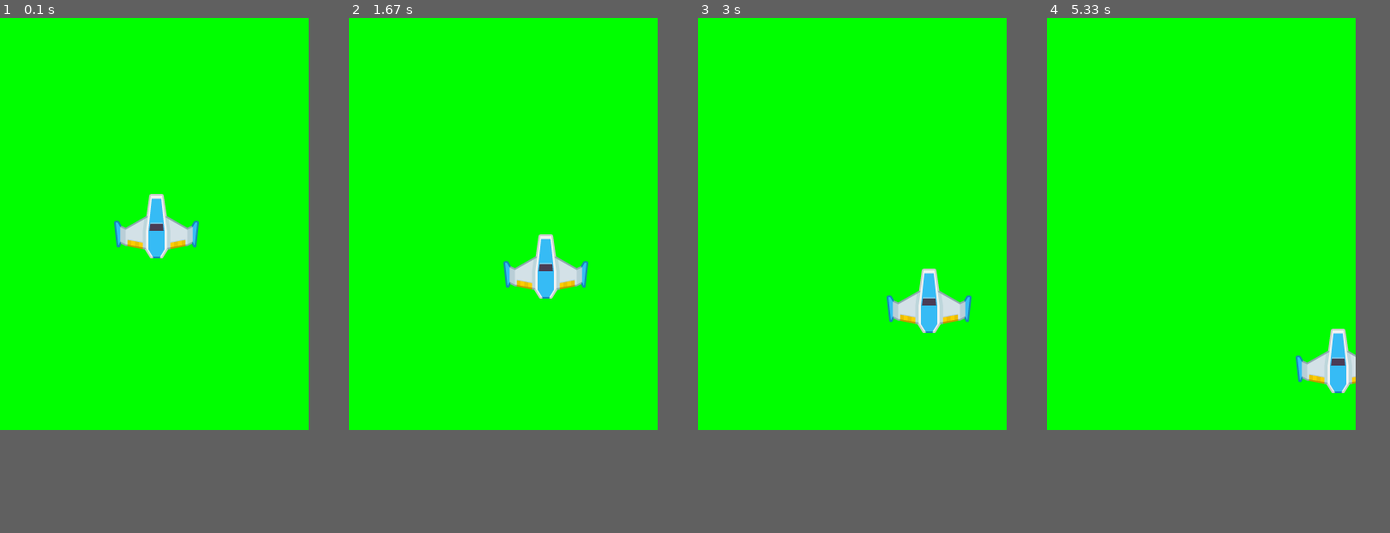
Above: before the commit, frames 1-4 (left to right).
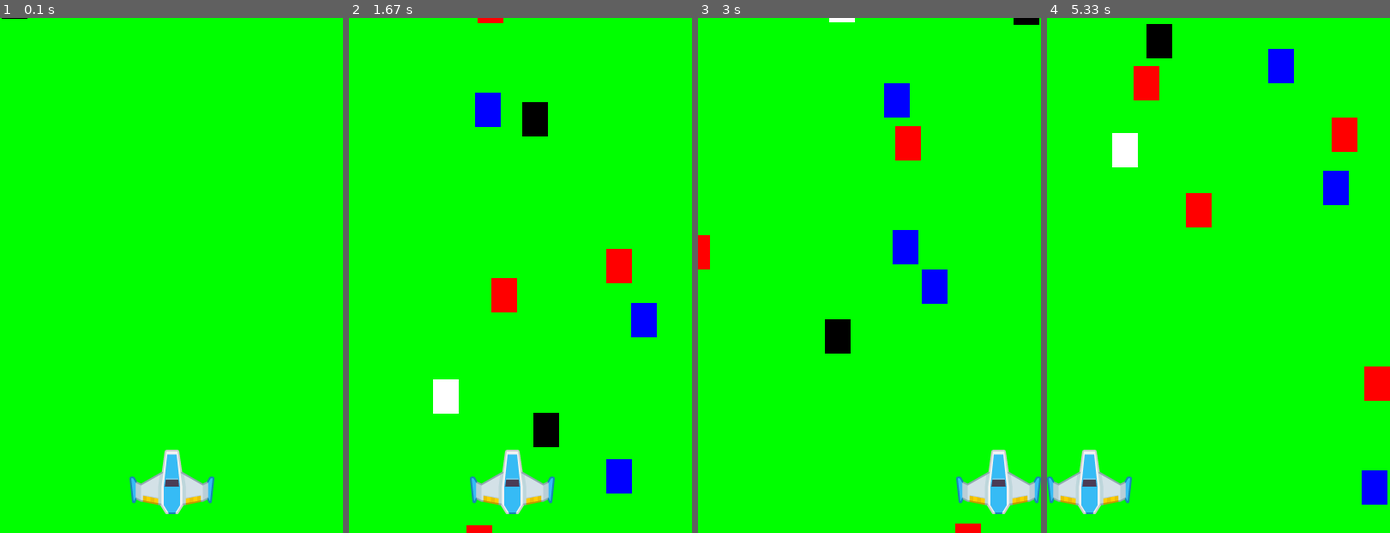
Above: after the commit, the same moments.

Repository: ratchek-learning/pygame-shmup
Game: pygame game, started from shmup.py
The game is run twice, just before and just after one commit, with the same random seed, the same clock (stepped at 60 frames per second) and the same inputs.
Inputs:
- Up to frame 1 (0.1 s): no input
- Up to frame 2 (1.67 s): hold Right 0.33-0.8 s; hold Right 0.83-1.3 s; hold Left from 1.33 s (still down)
- Up to frame 3 (3 s): release Left at 1.87 s; hold Left 1.9-2.3 s; hold Right 2.33-2.97 s
- Up to frame 4 (5.33 s): hold Left 3-3.47 s; hold Right 3.5-3.97 s; hold Right 4-4.47 s; hold Left 4.5-5.03 s; hold Left from 5.07 s (still down)
In our replay, the window is 360x480 before the commit and 400x600 after it. These sizes can differ from the game's own. Grey fills any space a smaller window leaves; there, only what the larger window draws over its background counts as a difference.

The runs differ from the first frame. In frame 1, 3.2% of the frame differs, in the area x 0-63%, y 0-97%; in frame 2, 7.3%; in frame 3, 5.8%; in frame 4, 7.4%, in the area x 0-100%, y 1-97%.

Commit message:
Implement mob generation and movement

Diff:
--- a/shmup.py
+++ b/shmup.py
@@ -3,9 +3,9 @@
 import random
 import os
 
-WIDTH = 360
-HEIGHT = 480
-FPS = 30
+WIDTH = 400
+HEIGHT = 600
+FPS = 60
 
 # define colors
 WHITE = (255, 255, 255)
@@ -21,9 +21,31 @@
 pygame.display.set_caption("My Game")
 clock = pygame.time.Clock()
 all_sprites = pygame.sprite.Group()
+mobs = pygame.sprite.Group()
 folder = os.path.abspath(os.path.dirname(__file__))
 images_folder = os.path.join(folder, "resources/img/")
 player_image = pygame.image.load(os.path.join(images_folder, "playerShip1_blue.png")).convert_alpha()
+
+class Mob (pygame.sprite.Sprite):
+    def __init__(self, width, height):
+        super().__init__()
+        self.image = pygame.Surface((width, height))
+        self.width = width
+        self.height = height
+        color = random.choice([WHITE,BLACK,RED,BLUE])
+        self.image.fill(color)
+        self.rect = self.image.get_rect()
+        self.spawn_at_top()
+    def spawn_at_top(self):
+        self.rect.left = random.randrange(WIDTH-self.width)
+        self.rect.bottom = random.randrange(-100, -10)
+        self.speedy = random.randrange(1,8)
+        self.speedx = random.randrange(-3,3)
+    def update(self):
+        self.rect.x += self.speedx
+        self.rect.y += self.speedy
+        if self.rect.top >= HEIGHT or self.rect.right < 0 or self.rect.right>WIDTH:
+            self.spawn_at_top()
 
 class Player(pygame.sprite.Sprite):
     def __init__(self):
@@ -31,15 +53,27 @@
 
         self.image =player_image
         self.rect = self.image.get_rect()
-        self.rect.center =  (WIDTH/2, HEIGHT/2)
-
+        self.rect.center =  (WIDTH/2, HEIGHT-60)
+        self.speedx = 0
     def update(self):
-        self.rect.x +=1
-        self.rect.y +=1
+        self.speedx = 0
+        keystate = pygame.key.get_pressed()
+        if keystate[pygame.K_LEFT]:
+            self.speedx -= 8
+        if keystate[pygame.K_RIGHT]:
+            self.speedx += 8
+        self.rect.x += self.speedx
+        if self.rect.left < 0:
+            self.rect.left = 0
+        if self.rect.right > WIDTH:
+            self.rect.right = WIDTH
 
 player = Player()
 all_sprites.add(player)
-
+for x in range(10):
+    mob = Mob(30,40)
+    all_sprites.add(mob)
+    mobs.add(mob)
 # Game loop
 running = True
 while running:
@@ -54,7 +88,6 @@
             running = False
     # Update
     all_sprites.update()
-
     # Draw / render
     screen.fill(GREEN)
     all_sprites.draw(screen)
